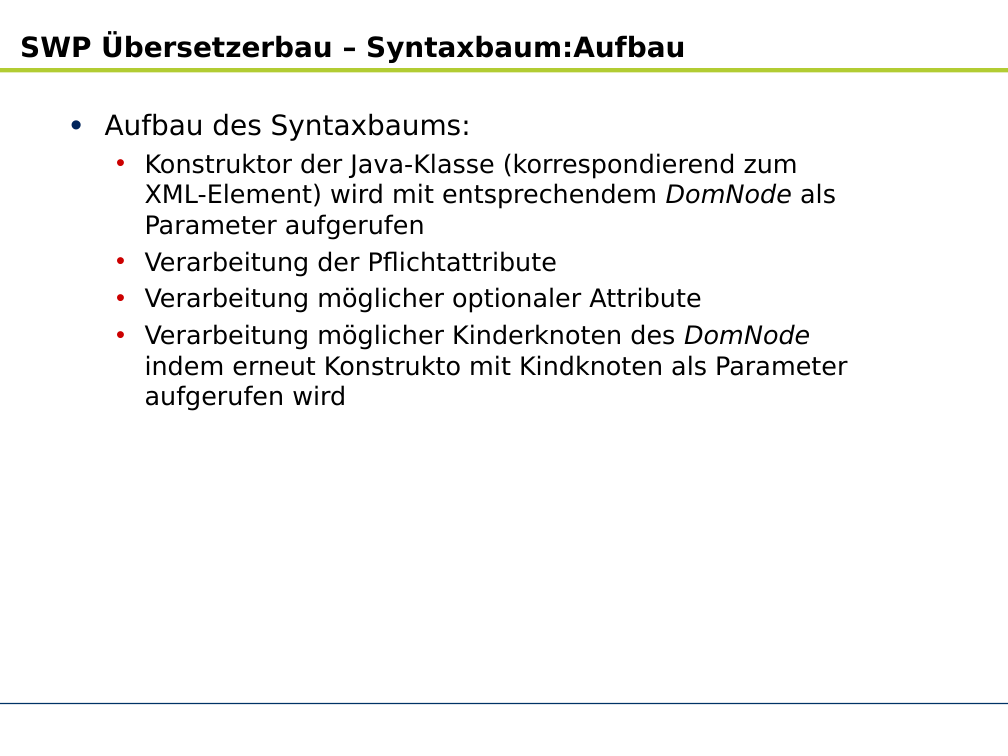
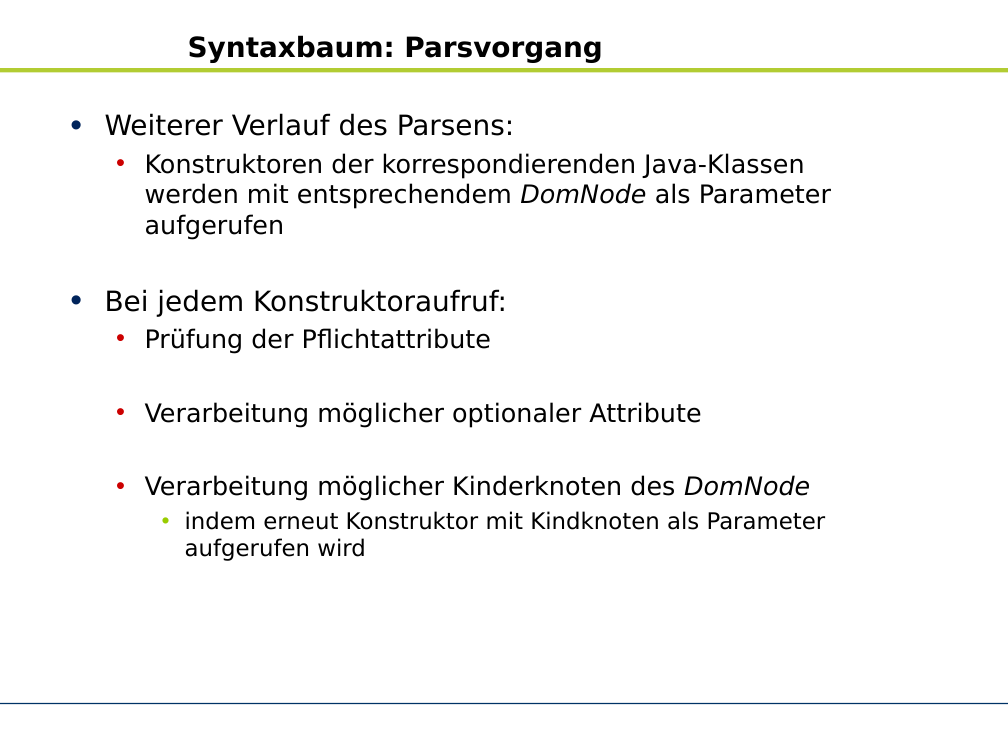
Before and after one commit to zhongxinhua/sose10-swp-uebersetzerbau, a slide deck: slide 7 of trunk/dokumentation/AR_SWP Uebersetzerbau (SS10)_v2.pptx (slide 5 before the commit). Drawn at 1008x756 pixels with LibreOffice and Linux fonts; fonts in the diff are those of the drawing; background and template pictures are left out. Boxes give left, top, right and bottom in pixels: in the first picture for what was removed or moved away, otherwise in the second. Text is boxed around its words. In the diff, an @@ line names an element or a change of style, - is before the commit and + after.

```diff
--- a/trunk/dokumentation/AR_SWP Uebersetzerbau (SS10)_v2.pptx
+++ b/trunk/dokumentation/AR_SWP Uebersetzerbau (SS10)_v2.pptx
@@ title at (188, 35, 603, 62): text changed @@
-SWP Übersetzerbau – Syntaxbaum:Aufbau
+Syntaxbaum: Parsvorgang
@@ text at (105, 113, 831, 354): text changed @@
-• Aufbau des Syntaxbaums:
-  • Konstruktor der Java-Klasse (korrespondierend zum XML-Element) wird mit entsprechendem DomNode als Parameter aufgerufen
-  • Verarbeitung der Pflichtattribute
+• Weiterer Verlauf des Parsens:
+  • Konstruktoren der korrespondierenden Java-Klassen werden mit entsprechendem DomNode als Parameter aufgerufen
+• Bei jedem Konstruktoraufruf:
+  • Prüfung der Pflichtattribute
@@ text at (145, 475, 826, 561): text changed; size 20 to 18 pt @@
-  • Verarbeitung möglicher Kinderknoten des DomNode indem erneut Konstrukto mit Kindknoten als Parameter aufgerufen wird
+  • Verarbeitung möglicher Kinderknoten des DomNode
+    • indem erneut Konstruktor mit Kindknoten als Parameter aufgerufen wird
```
Also in this commit, not shown: 9 other slides changed, 3 slides added, 1 slide removed.
